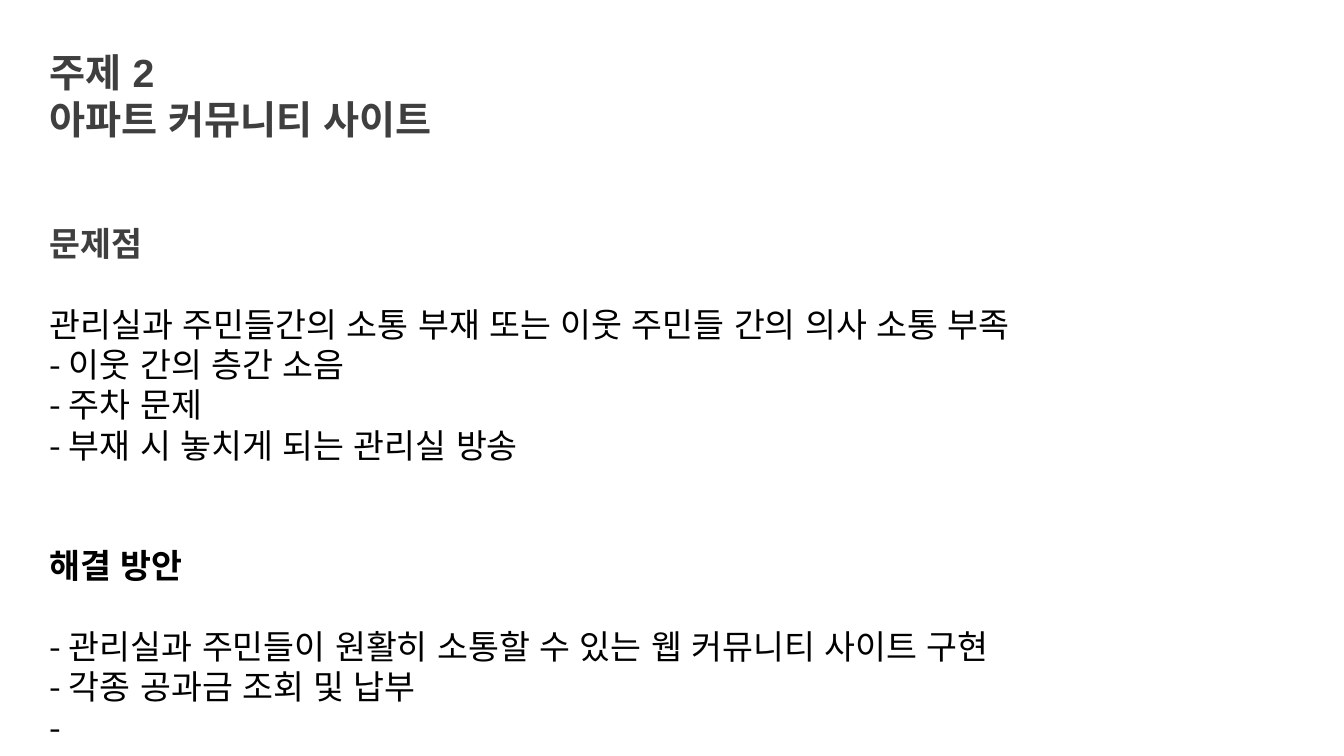
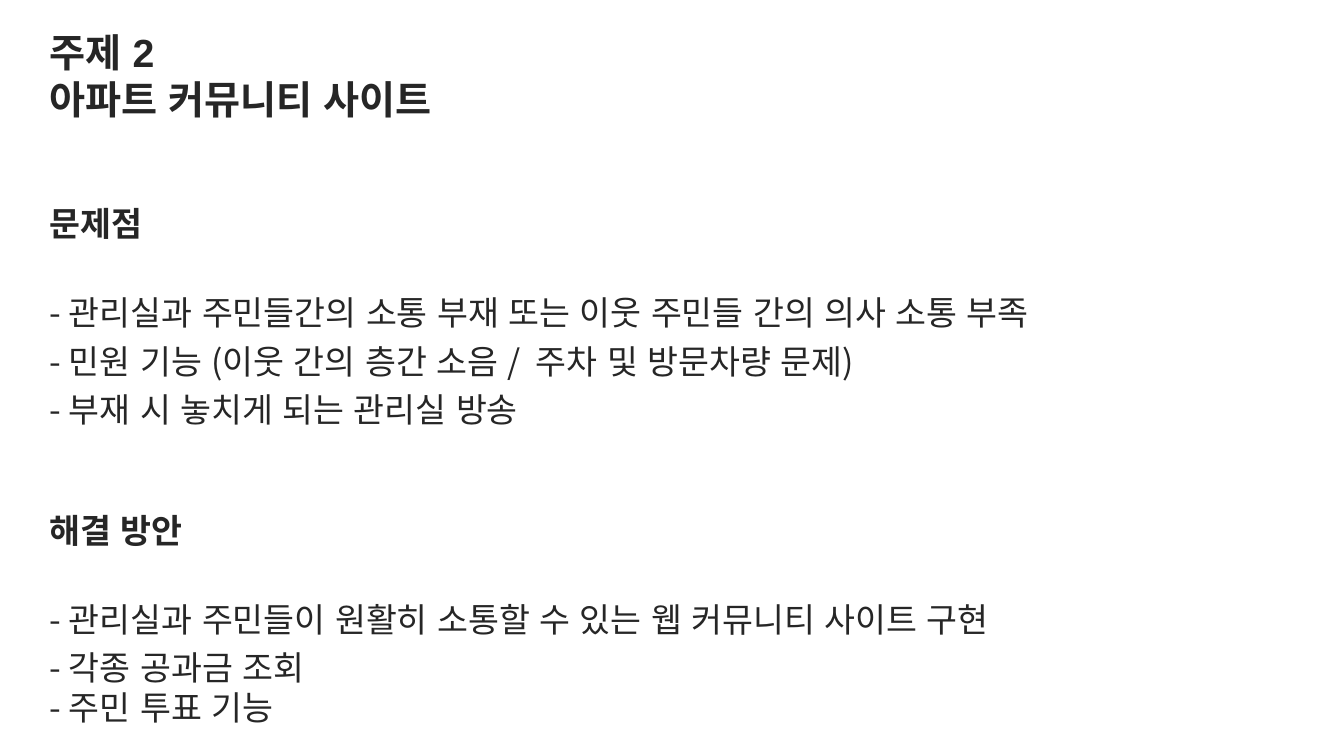
Before and after one commit to Imvely/java87, a slide deck: slide 4 of 기획안_1107_2.pptx. Drawn at 1344x756 pixels with LibreOffice and Linux fonts; fonts in the diff are those of the drawing. Boxes give left, top, right and bottom in pixels: in the first picture for what was removed or moved away, otherwise in the second. Text is boxed around its words. In the diff, an @@ line names an element or a change of style, - is before the commit and + after.

```diff
--- a/기획안_1107_2.pptx
+++ b/기획안_1107_2.pptx
@@ text "주제 2" moved from (x1=50, y1=54, x2=1010, y2=702) to (x1=50, y1=34, x2=1029, y2=723) @@
@@ text at (x1=50, y1=34, x2=989, y2=635): text colour #3F3F3F to #262626 in "주제 2", "아파트 커뮤니티 사이트", "문제점"; text colour #000000 to #262626 in "- 부재 시 놓치게 되는 관리실 방송", "해결 방안", "- 관리실과 주민들이 원활히 소통할 수 있는 ..."; line spacing 1 to 1.2 @@
@@ text at (x1=69, y1=297, x2=1029, y2=381): text changed; text colour #000000 to #262626 @@
-관리실과 주민들간의 소통 부재 또는 이웃 주민들 간의 의사 소통 부족
-- 이웃 간의 층간 소음
-- 주차 문제
+- 관리실과 주민들간의 소통 부재 또는 이웃 주민들 간의 의사 소통 부족
+- 민원 기능 (이웃 간의 층간 소음 / 주차 및 방문차량 문제)
@@ text at (x1=69, y1=652, x2=304, y2=723): text changed; text colour #000000 to #262626 @@
-- 각종 공과금 조회 및 납부
--
+- 각종 공과금 조회
+- 주민 투표 기능
```
Also in this commit, not shown: 3 other slides changed, 1 slide added, 2 slides removed.
